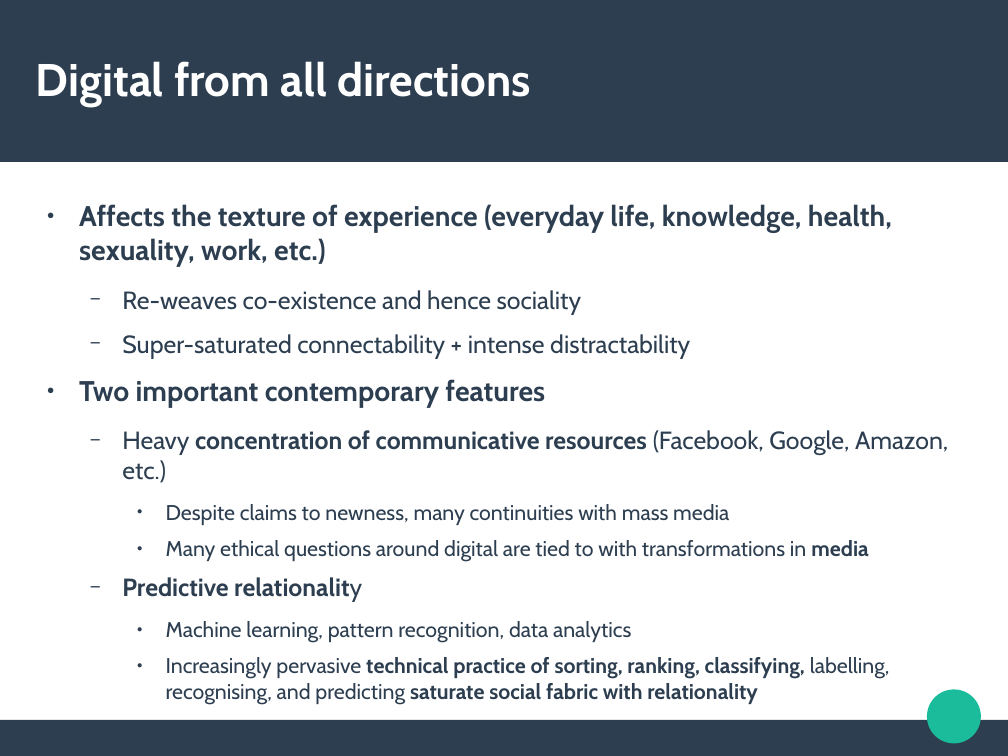
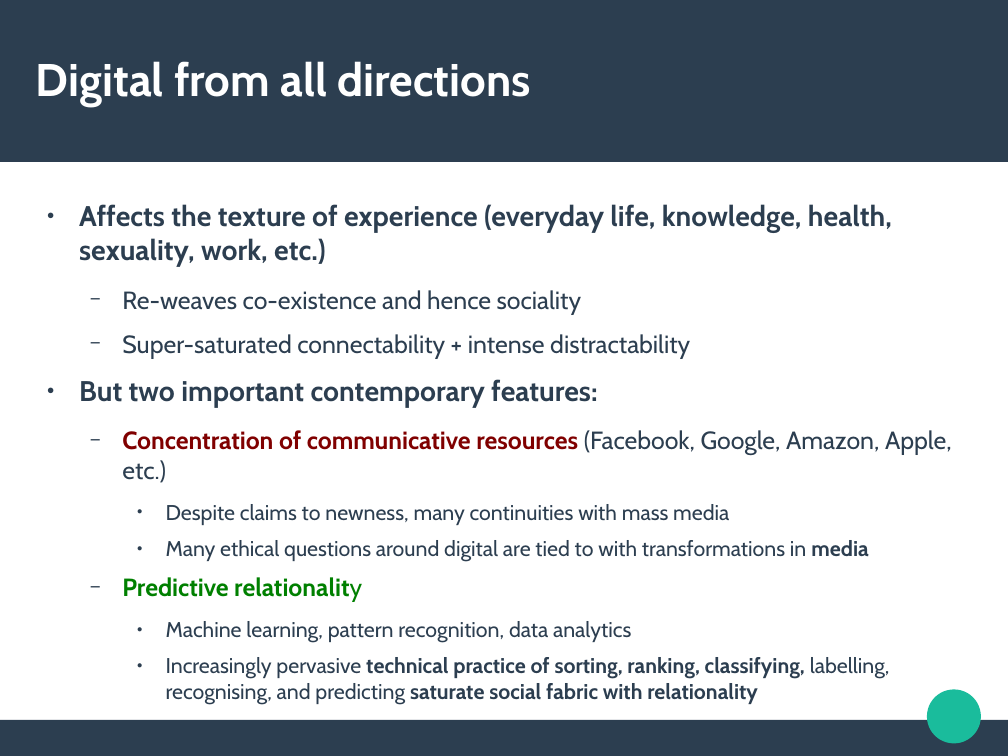
Before and after one commit to rian39/digital_ethics, a slide deck: slide 5 of digital_ethics_slides.odp. Drawn at 1008x756 pixels with LibreOffice and Linux fonts; fonts in the diff are those of the drawing. Boxes give left, top, right and bottom in pixels: in the first picture for what was removed or moved away, otherwise in the second. Text is boxed around its words. In the diff, an @@ line names an element or a change of style, - is before the commit and + after.

```diff
--- a/digital_ethics_slides.odp
+++ b/digital_ethics_slides.odp
@@ text at [79, 379, 952, 483]: text changed @@
-● Two important contemporary features
-  − Heavy concentration of communicative resources (Facebook, Google, Amazon, etc.)
+● But two important contemporary features:
+  − Concentration of communicative resources (Facebook, Google, Amazon, Apple, etc.)
@@ text at [122, 577, 362, 602]: text colour #2C3E50 to #008000 in "Predictive relationality" @@
```
Also in this commit, not shown: 6 other slides changed, 2 other files.
